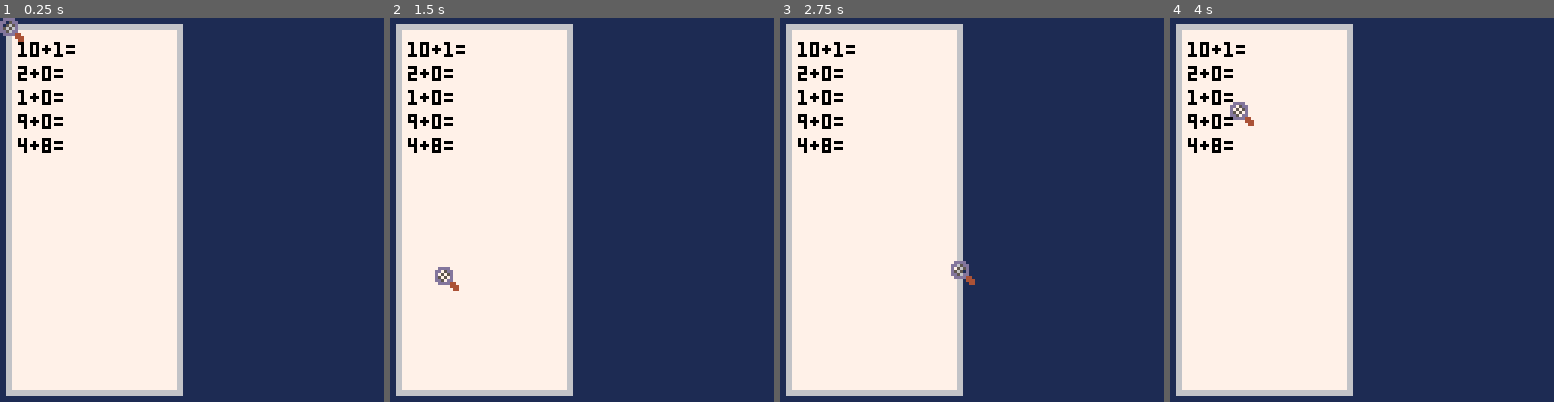
Above: before the commit, frames 1-4 (left to right).
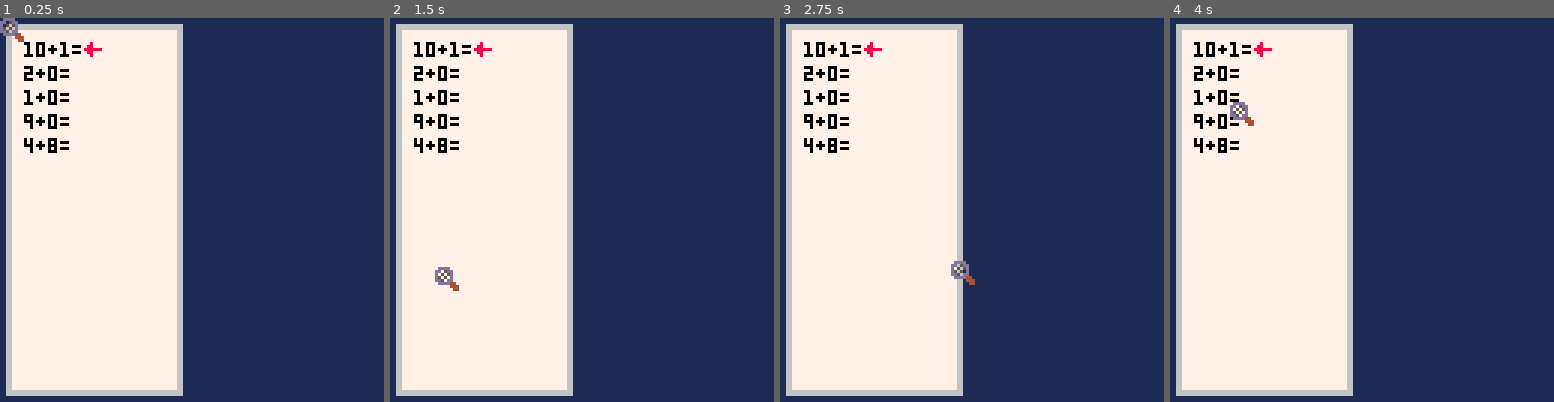
Above: after the commit, the same moments.

Repository: sansuruu/Pico8Games
Game: PICO-8 cartridge ShovelJam2025/hw_roguelike.p8
Same seed, same stepped clock (60 frames per second), same inputs: the game is played once before the commit and once after it.
Inputs (mouse positions are in pixels of both pictures, inside the frame that each line leads up to):
- Up to frame 1 (0.25 s): no input
- Up to frame 2 (1.5 s): click (670, 121) at 0.67 s; click (436, 267) at 1.22 s
- Up to frame 3 (2.75 s): click (887, 114) at 1.77 s; click (952, 259) at 2.32 s
- Up to frame 4 (4 s): click (1404, 106) at 2.87 s; click (1465, 256) at 3.42 s; click (1231, 102) at 3.97 s

The runs differ from the first frame. In frame 1, 1.3% of the frame differs, in the area x 4-27%, y 6-36%; in frame 2, 1.3%; in frame 3, 1.3%; in frame 4, 1.3%.

Commit message:
added homework lmfao

Diff:
--- a/ShovelJam2025/HWRoguelike.lua
+++ b/ShovelJam2025/HWRoguelike.lua
@@ -1,20 +1,21 @@
 function _init()
     poke(0x5F2D, 1)
     makePlayer()
-    make_homework()
+    makeHomework()
     game_state = 0 -- 0 => not active, 1 => active, 2=> shop
 end
 
 
 function _update()
     updateMouse()
+    updateKeyInput()
 end
 
 function _draw()
     cls(1)
     drawHomework() --in order -> background, homework, attention bar, enemies, mouse
     drawMouse()
-
+    drawKeyInput()
 end
 
 --HELPER
@@ -30,7 +31,8 @@
         m_x = 0,
         m_y = 0,
         m_sprite = 1,
-        hw_length = 5
+        hw_length = 5,
+        ans_input = ""
     }
 end
 
@@ -48,11 +50,13 @@
 
 
 --HOMEWORK
-function make_homework()
+function makeHomework()
+    hw_complete = false
     hw = {
         problems = {},
         answers = {},
-        index = 0
+        subm_format = {}, -- 0 -> n/a, 3 -> correct, 8 -> wrong
+        index = 1
     }
 
     for i=1, p.hw_length do
@@ -60,7 +64,8 @@
         add(hw.answers, temp_ans)
         local temp_a = rndb(1,temp_ans)
         local temp_b = temp_ans - temp_a
-        add(hw.problems,""..temp_a.."+"..temp_b.."= ")
+        add(hw.problems,""..temp_a.."+"..temp_b.."=")
+        add(hw.subm_format,0)
     end
 end
 
@@ -69,7 +74,38 @@
     rectfill(4,4,58,123,7)
 
     for i=1, #hw.problems do
-        print(hw.problems[i],6,i*8,0)
+        print(hw.problems[i],8,i*8,hw.subm_format[i])
     end
 
 end
+
+function updateKeyInput()
+    local t = stat(31)
+    if (t == "\r") return
+    if (t == "\t") then
+        hw.problems[hw.index] = hw.problems[hw.index]..p.ans_input
+        if (p.ans_input == tostr(hw.answers[hw.index])) then
+            hw.subm_format[hw.index] = 3
+        else
+            hw.subm_format[hw.index] = 8
+        end
+        hw.index += 1
+        p.ans_input = ""
+        return
+    end
+    if (t == "\b") then
+        p.ans_input = sub(p.ans_input,1,#p.ans_input-1)
+        --p.ans_input = p.ans_input.."backspace"
+    else
+        p.ans_input = p.ans_input..t
+    end
+end
+
+function drawKeyInput()
+    if (p.ans_input=="") then
+        --rect(4+#hw.problems[hw.index]*4,hw.index*8,6+#hw.problems[hw.index]*4,hw.index*8 +4,0)
+        spr(2,8+#hw.problems[hw.index]*4,hw.index*8)
+    else
+        print(p.ans_input,8+#hw.problems[hw.index]*4,hw.index*8,0)
+    end
+end
--- a/ShovelJam2025/hw_roguelike.p8
+++ b/ShovelJam2025/hw_roguelike.p8
@@ -2,12 +2,13 @@
 version 42
 __lua__
 #include hwroguelike.lua
+
 __gfx__
-000000000dddd0000000000000000000000000000000000000000000000000000000000000000000000000000000000000000000000000000000000000000000
-00000000dd05dd000000000000000000000000000000000000000000000000000000000000000000000000000000000000000000000000000000000000000000
-00700700d0505d000000000000000000000000000000000000000000000000000000000000000000000000000000000000000000000000000000000000000000
-00077000d5050d000000000000000000000000000000000000000000000000000000000000000000000000000000000000000000000000000000000000000000
-00077000dd50dd000000000000000000000000000000000000000000000000000000000000000000000000000000000000000000000000000000000000000000
+000000000dddd0000080000000000000000000000000000000000000000000000000000000000000000000000000000000000000000000000000000000000000
+00000000dd05dd000880000000000000000000000000000000000000000000000000000000000000000000000000000000000000000000000000000000000000
+00700700d0505d008888880000000000000000000000000000000000000000000000000000000000000000000000000000000000000000000000000000000000
+00077000d5050d000880000000000000000000000000000000000000000000000000000000000000000000000000000000000000000000000000000000000000
+00077000dd50dd000080000000000000000000000000000000000000000000000000000000000000000000000000000000000000000000000000000000000000
 007007000dddd4400000000000000000000000000000000000000000000000000000000000000000000000000000000000000000000000000000000000000000
 00000000000004440000000000000000000000000000000000000000000000000000000000000000000000000000000000000000000000000000000000000000
 00000000000000440000000000000000000000000000000000000000000000000000000000000000000000000000000000000000000000000000000000000000
